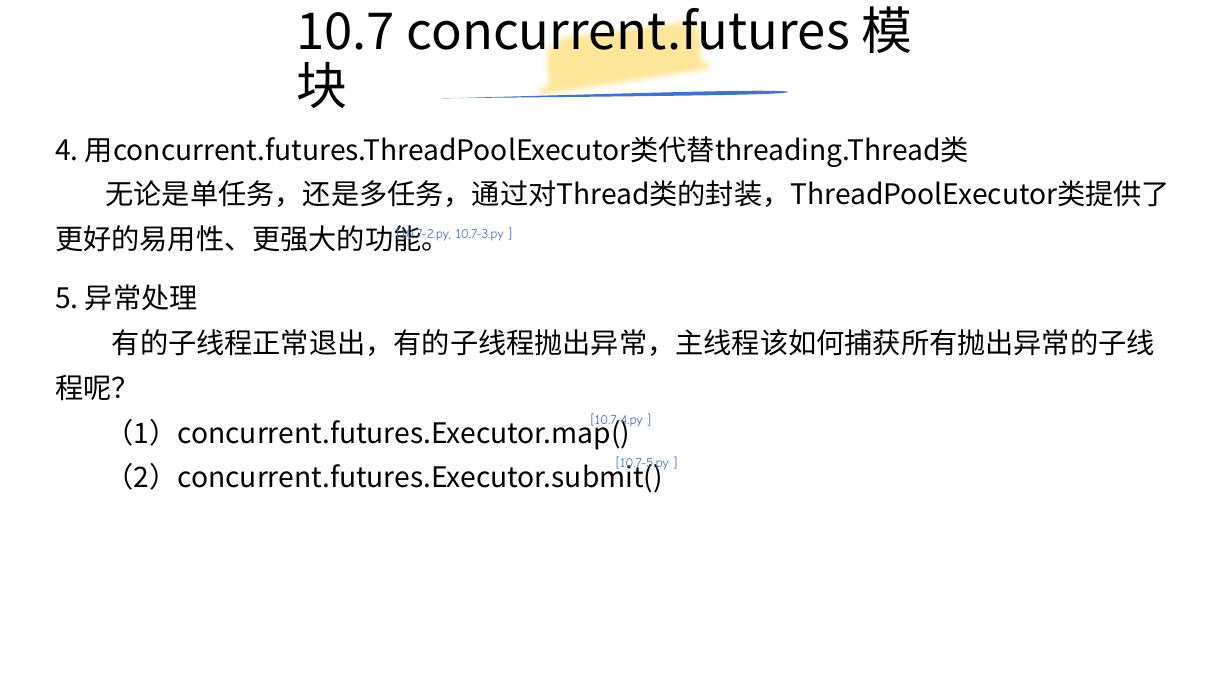
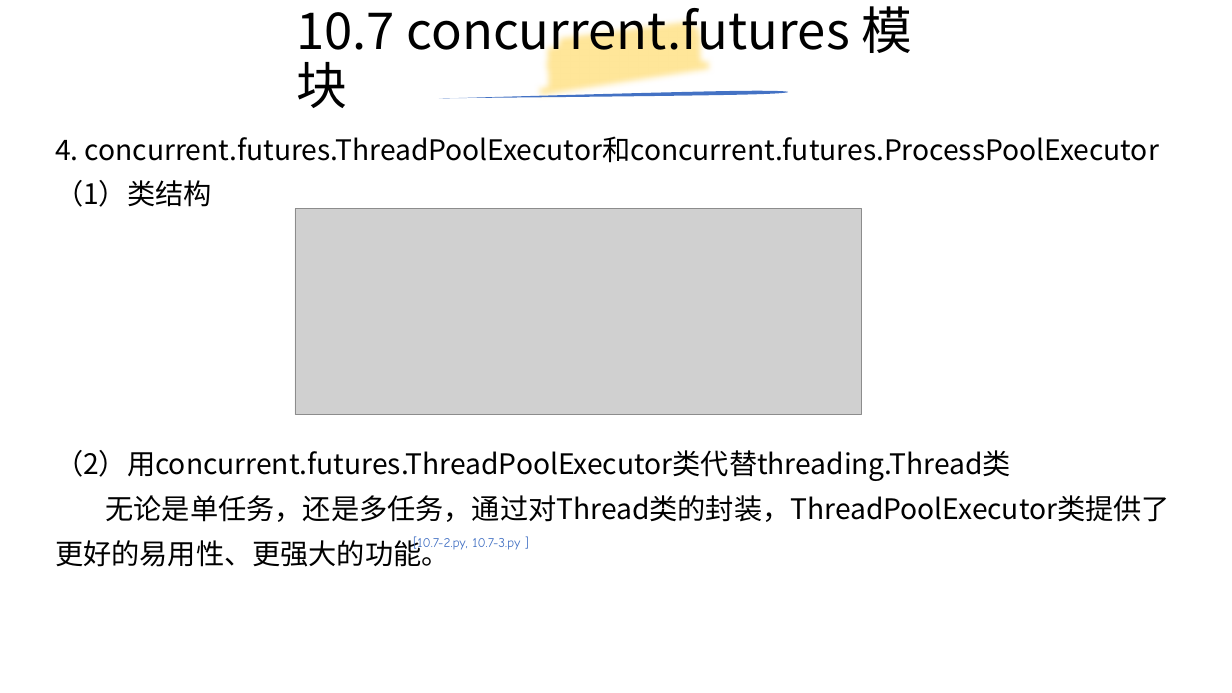
Before and after one commit to yiwenliu/CorePython, a slide deck: slide 103 of PPT/CorePython.pptx. Drawn at 1232x693 pixels with LibreOffice and Linux fonts; fonts in the diff are those of the drawing; grey boxes stand for pictures. Boxes give left, top, right and bottom in pixels: in the first picture for what was removed or moved away, otherwise in the second. Text is boxed around its words. In the diff, an @@ line names an element or a change of style, - is before the commit and + after.

```diff
--- a/PPT/CorePython.pptx
+++ b/PPT/CorePython.pptx
@@ text at (55,136,1159,481): text changed @@
-4. 用concurrent.futures.ThreadPoolExecutor类代替threading.Thread类
+4. concurrent.futures.ThreadPoolExecutor和concurrent.futures.ProcessPoolExecutor
+（1）类结构
+（2）用concurrent.futures.ThreadPoolExecutor类代替threading.Thread类
@@ picture added at (295,209,861,415) @@
@@ text removed at (55,284,1155,493) @@
-5. 异常处理
-有的子线程正常退出，有的子线程抛出异常，主线程该如何捕获所有抛出异常的子线程呢？
-（1）concurrent.futures.Executor.map()
-（2）concurrent.futures.Executor.submit()
@@ text removed at (591,413,643,429) @@
-[10.7-4.py ]
@@ text removed at (616,456,669,472) @@
-[10.7-5.py ]
@@ text "[10.7-2.py, 10.7-3.py ]": place and size @@
-text "[10.7-2.py, 10.7-3.py ]" at (396,226,504,243)
+text "[10.7-2.py, 10.7-3.py ]" at (413,536,520,552)
```
Also in this commit, not shown: 1 other slide changed, 2 slides added, 4 other files.
